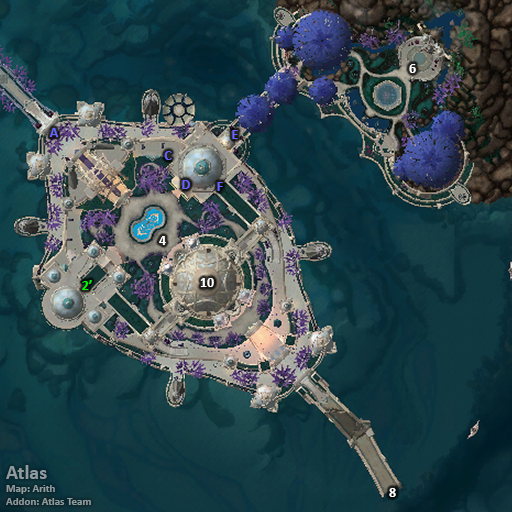
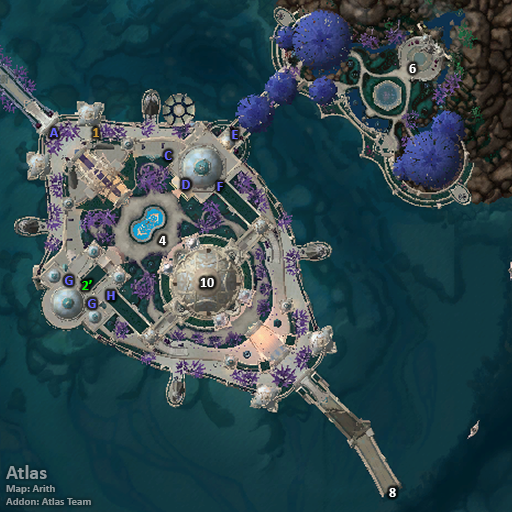
Layers edited between the first and the second 512×512 image:
added layer "H" above "G copy" over [107, 291, 115, 300]
added layer "G copy" above "G" over [87, 299, 96, 308]
added layer "G" above "E" over [64, 276, 73, 285]
added layer "1" above "F" over [93, 128, 99, 137]
